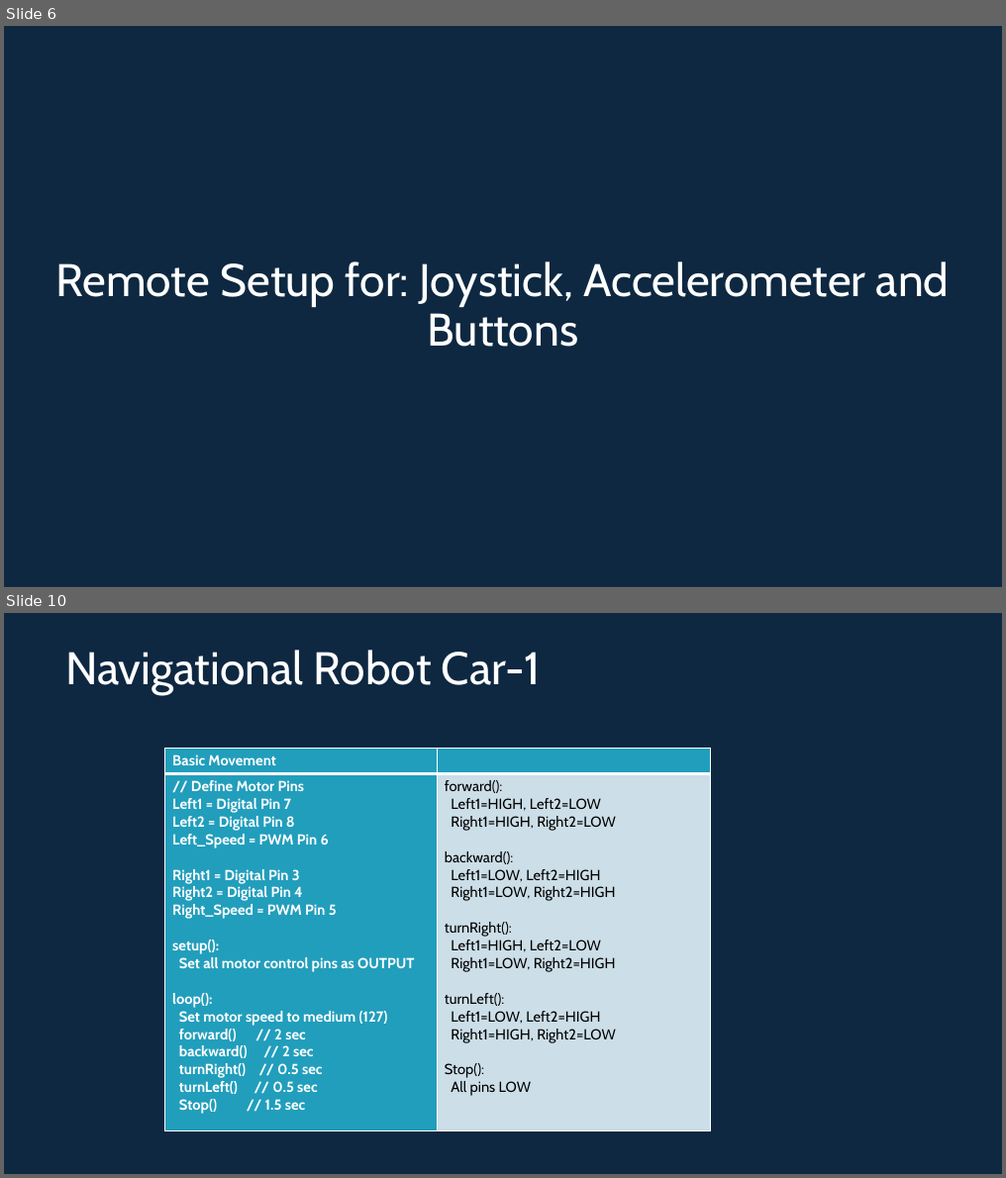
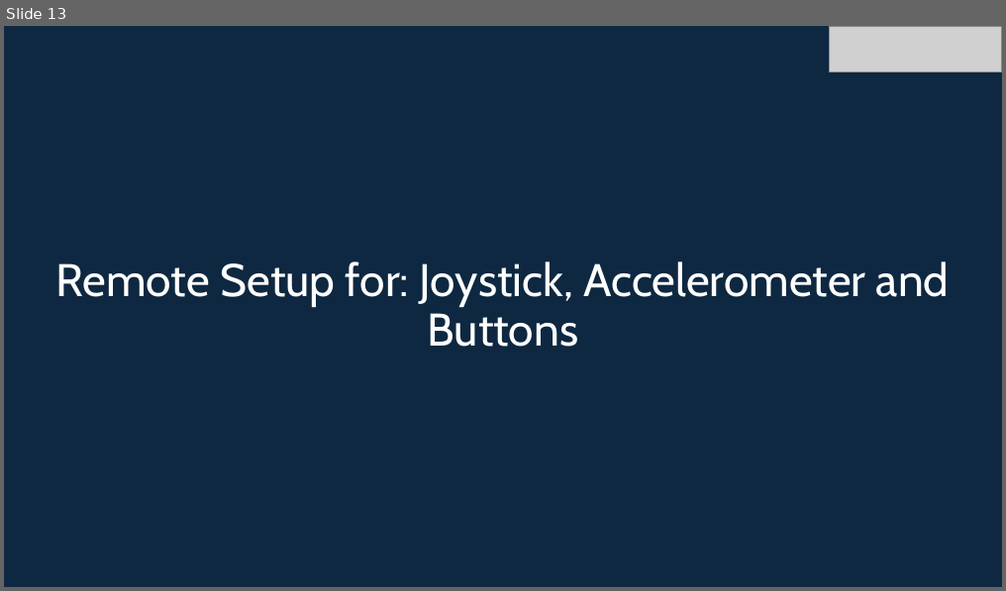
Before and after one commit to info-zas/Training, a slide deck: GPREC/05_Navigational_Robot_Car-2-Comms/ZASRobotics_Car-2.pptx. Shown one above the other, each under a label of ours: slides 6 and 10 before the commit, slide 13 after it; the slides between them are not shown. The pictures are 1006x1178 and 1006x591 pixels, drawn with LibreOffice and Linux fonts; fonts in the diff are those of the drawing; grey boxes stand for pictures. Boxes give left, top, right and bottom in pixels: in the first picture for what was removed or moved away, otherwise in the second. Text is boxed around its words. In the diff, an @@ line names an element or a change of style, - is before the commit and + after.

```diff
--- a/GPREC/05_Navigational_Robot_Car-2-Comms/ZASRobotics_Car-2.pptx
+++ b/GPREC/05_Navigational_Robot_Car-2-Comms/ZASRobotics_Car-2.pptx
@@ slide 10 removed at (4,613,1002,1174), background #0E2841 @@
@@ title removed at (65,650,541,695) @@
-Navigational Robot Car-1
@@ table removed at (165,748,711,1133), 2 rows, 2 columns @@
-Basic Movement | 
-// Define Motor Pins / Left1 = Digital Pin 7 / Left2 = Digital Pin 8 / Left_Speed = PWM Pin 6 / Right1 = Digital Pin 3 / Right2 = Digital Pin 4 / Right_Speed = PWM Pin 5 / setup(): / Set all motor control pins as OUTPUT / loop(): / Set motor speed to medium (127) / forward() // 2 sec / backward() // 2 sec / turnRight() // 0.5 sec / turnLeft() // 0.5 sec / Stop() // 1.5 sec | forward(): / Left1=HIGH, Left2=LOW / Right1=HIGH, Right2=LOW / backward(): / Left1=LOW, Left2=HIGH / Right1=LOW, Right2=HIGH / turnRight(): / Left1=HIGH, Left2=LOW / Right1=LOW, Right2=HIGH / turnLeft(): / Left1=LOW, Left2=HIGH / Right1=HIGH, Right2=LOW / Stop(): / All pins LOW
@@ what was slide 6 is now slide 13 @@
@@ slide 13 changed as well @@
@@ picture added at (829,26,1001,73) @@
```
Also in this commit, not shown: 7 other slides changed, 9 slides added, 3 other slides removed.
